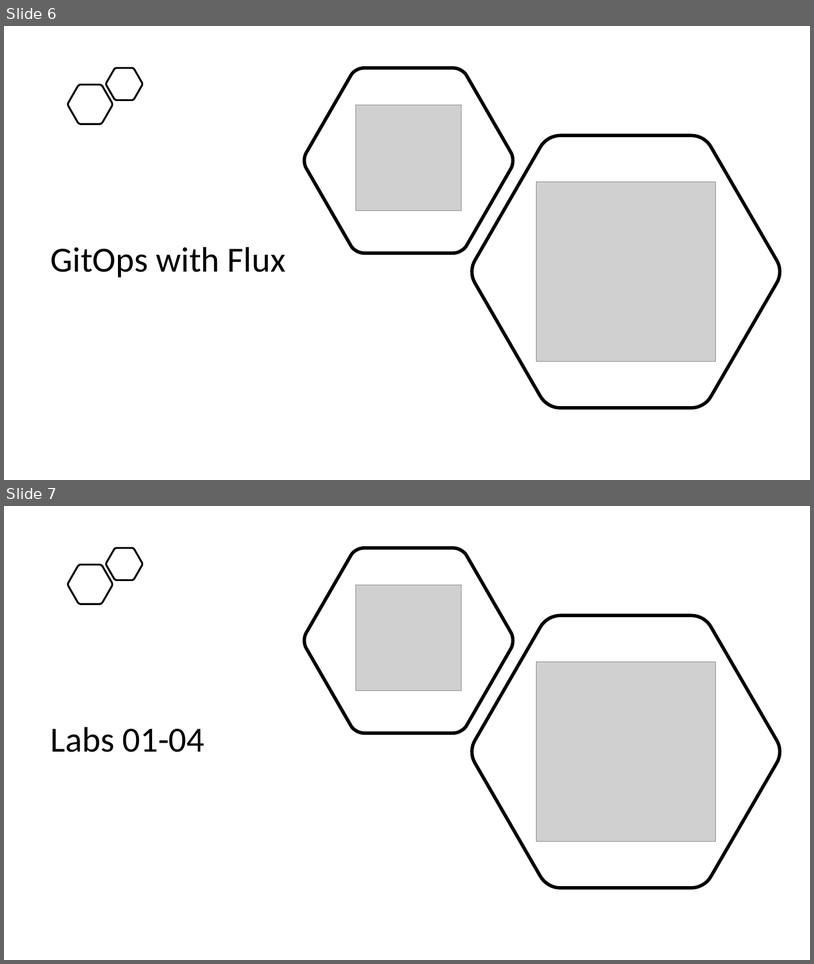
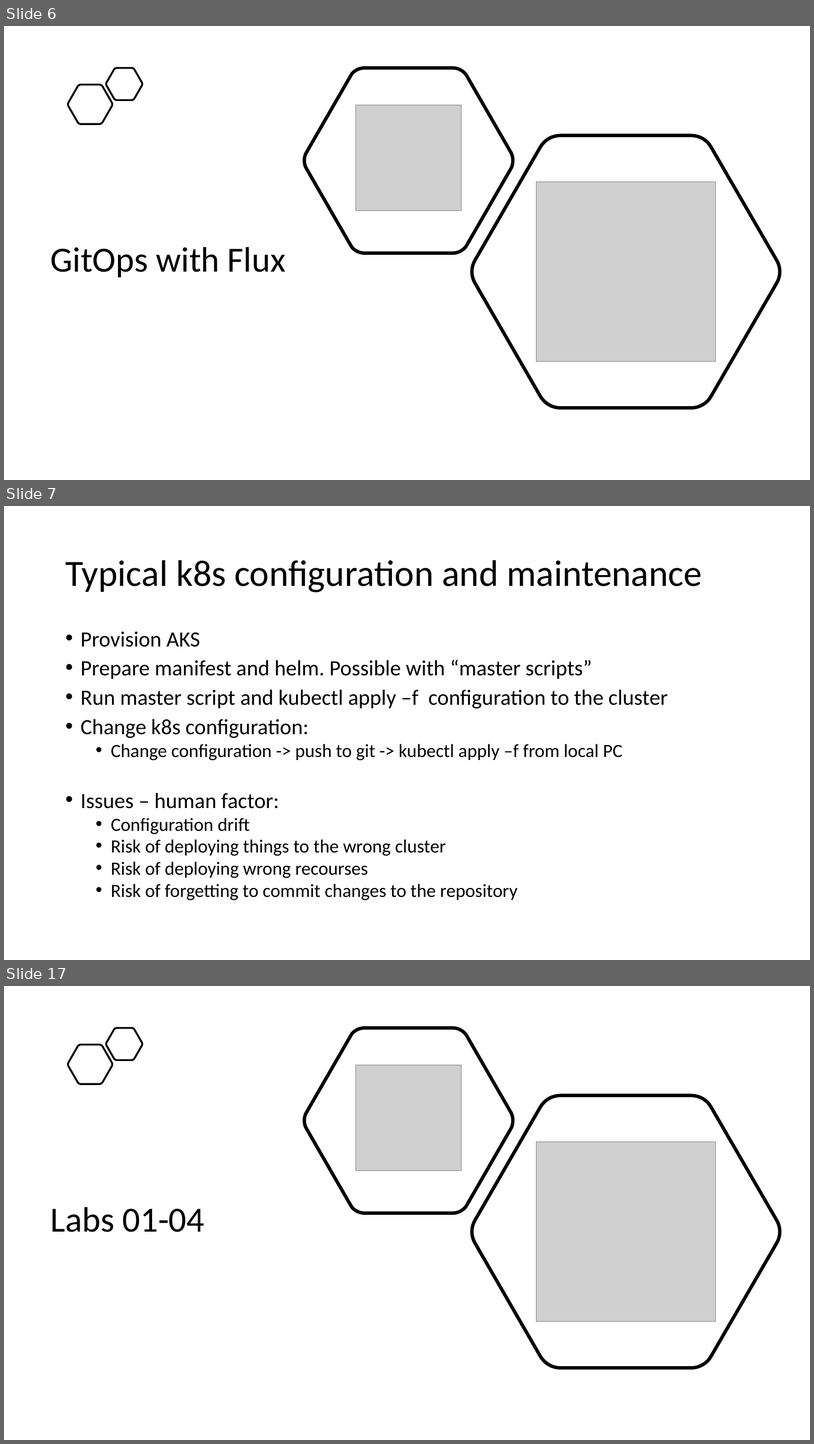
Before and after one commit to evgenyb/aks-workshops, a slide deck: 04-gitops-in-aks-with-flux/slides/GitOps in AKS with Flux.pptx. Shown one above the other, each under a label of ours: slides 6 and 7 before the commit, slides 6, 7 and 17 after it; the slides between them are not shown. The pictures are 814x964 and 814x1444 pixels, drawn with LibreOffice and Linux fonts; fonts in the diff are those of the drawing; grey boxes stand for pictures. Boxes give left, top, right and bottom in pixels: in the first picture for what was removed or moved away, otherwise in the second. Text is boxed around its words. In the diff, an @@ line names an element or a change of style, - is before the commit and + after.

```diff
--- a/04-gitops-in-aks-with-flux/slides/GitOps in AKS with Flux.pptx
+++ b/04-gitops-in-aks-with-flux/slides/GitOps in AKS with Flux.pptx
@@ slide 7 added at (4, 506, 810, 960), background #FFFFFF @@
@@ title added at (65, 560, 702, 592), 44 pt, text #000000 @@
+Typical k8s configuration and maintenance
@@ text added at (81, 631, 668, 900), 22.2 pt, text #000000 @@
+• Provision AKS
+• Prepare manifest and helm. Possible with “master scripts”
+• Run master script and kubectl apply –f configuration to the cluster
+• Change k8s configuration:
+  • Change configuration -> push to git -> kubectl apply –f from local PC
+• Issues – human factor:
+  • Configuration drift
+  • Risk of deploying things to the wrong cluster
+  • Risk of deploying wrong recourses
+  • Risk of forgetting to commit changes to the repository
@@ what was slide 7 is now slide 17 @@
```
Also in this commit, not shown: 9 other slides added, 1 other file.
